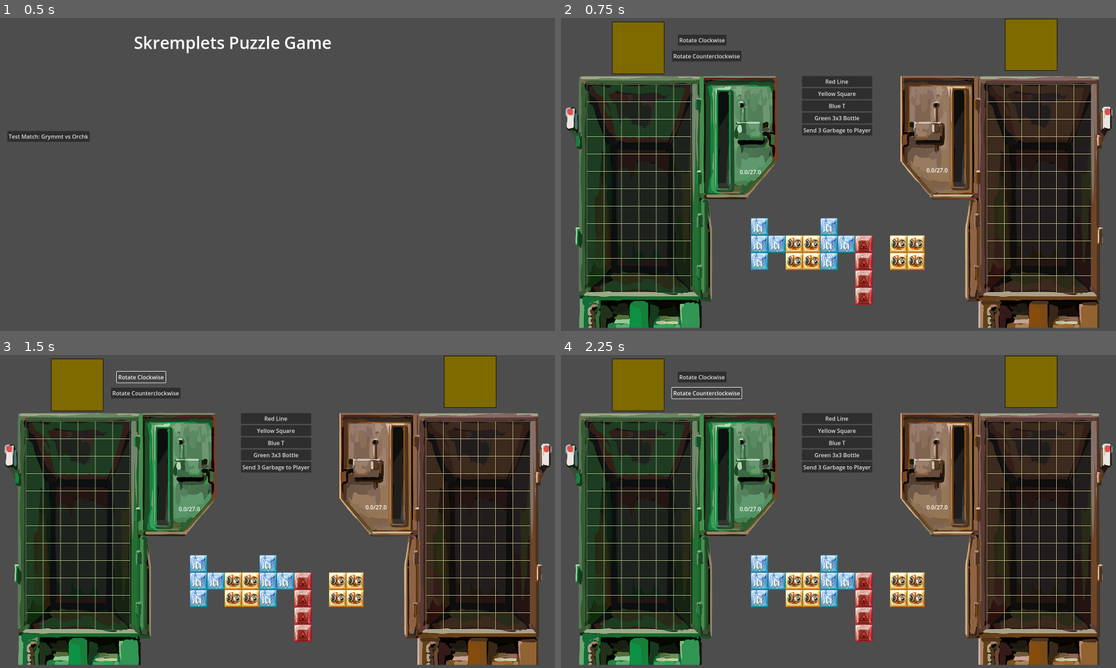
Above: before the commit, frames 1-4 (two rows, left to right).
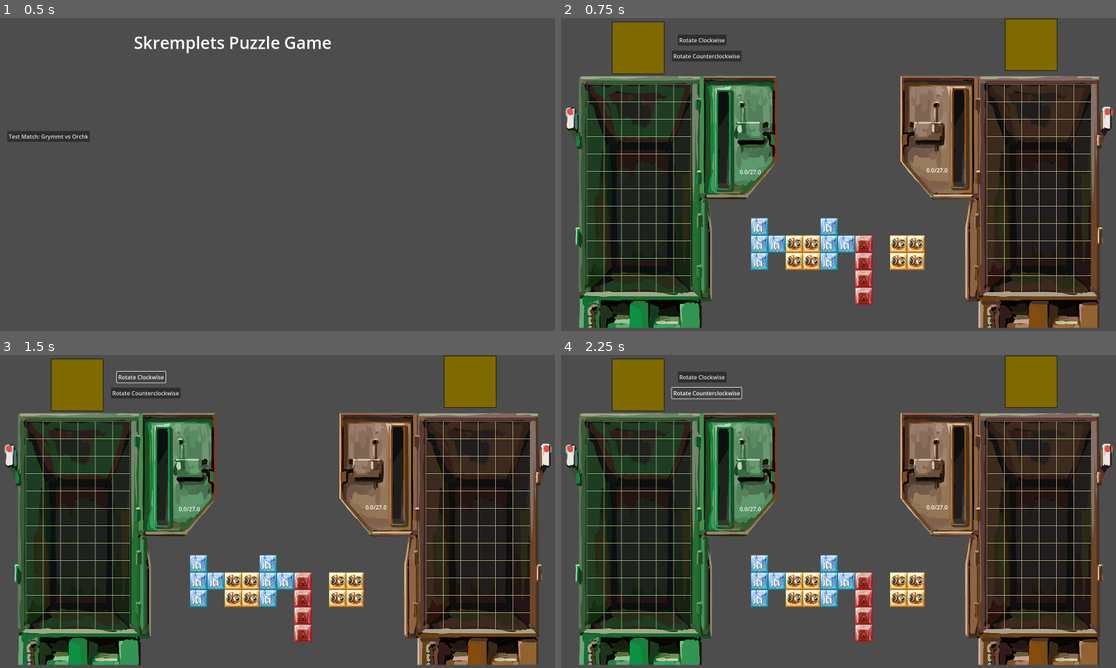
Above: after the commit, the same moments.

Repository: VincentBorchardt/Skremplets-Puzzle-Game-RPJ-2025
Game: Godot game, scene res://scenes/title_screen.tscn
The game is run twice, just before and just after one commit, with the same random seed, the same clock (stepped at 60 frames per second) and the same inputs.
Inputs:
- Up to frame 1 (0.5 s): no input
- Up to frame 2 (0.75 s): click "Test Match: Grymmt vs Orchk" at 0.5 s
- Up to frame 3 (1.5 s): click "Rotate Clockwise" at 1.25 s
- Up to frame 4 (2.25 s): click "Rotate Counterclockwise" at 2 s

Frame 1 is identical in both runs. In frame 2, 2.0% of the frame differs, in the area x 43-57%, y 18-38%; in frame 3, 2.0%; in frame 4, 2.0%.

Commit message:
Prep for genericizing send_garbage
I think send_garbage should be used for powerups as well (both buffs and attacks), so I want a safe commit before I make that major change in case I break something

Diff:
--- a/resources/pieces/blue_four_t.tres
+++ b/resources/pieces/blue_four_t.tres
@@ -10,5 +10,6 @@
 secondary_points = Array[Vector2i]([Vector2i(0, -1), Vector2i(0, 0), Vector2i(0, 1), Vector2i(1, 0)])
 image = ExtResource("1_ewmfe")
 type = 1
+power_up_type = 0
 translation = Vector2(25, 0)
 rotation = 0.0
--- a/resources/pieces/green_three_three_bottle.tres
+++ b/resources/pieces/green_three_three_bottle.tres
@@ -10,6 +10,7 @@
 secondary_points = Array[Vector2i]([Vector2i(0, -1), Vector2i(-1, 0), Vector2i(0, 0), Vector2i(1, 0), Vector2i(-1, 1), Vector2i(0, 1), Vector2i(1, 1)])
 image = ExtResource("1_6rj5t")
 type = 3
+power_up_type = 0
 translation = Vector2(0, 0)
 rotation = 0.0
 metadata/_custom_type_script = "uid://6oywq2cixv6v"
--- a/resources/pieces/red_four_line.tres
+++ b/resources/pieces/red_four_line.tres
@@ -10,5 +10,6 @@
 secondary_points = Array[Vector2i]([Vector2i(0, 0), Vector2i(0, 1), Vector2i(0, 2), Vector2i(0, 3)])
 image = ExtResource("1_worr0")
 type = 0
+power_up_type = 0
 translation = Vector2(0, 75)
 rotation = 0.0
--- a/resources/pieces/yellow_four_square.tres
+++ b/resources/pieces/yellow_four_square.tres
@@ -10,5 +10,6 @@
 secondary_points = Array[Vector2i]([Vector2i(0, 0), Vector2i(1, 0), Vector2i(0, 1), Vector2i(1, 1)])
 image = ExtResource("1_1elxg")
 type = 2
+power_up_type = 0
 translation = Vector2(25, 25)
 rotation = 0.0
--- a/scenes/play_scene_test.tscn
+++ b/scenes/play_scene_test.tscn
@@ -23,6 +23,7 @@
 position = Vector2(525, 600)
 
 [node name="PieceBoxTest" parent="." instance=ExtResource("2_lixwp")]
+visible = false
 offset_left = 698.0
 offset_top = 167.0
 offset_right = 898.0
--- a/scenes/player_2_grid.tscn
+++ b/scenes/player_2_grid.tscn
@@ -32,5 +32,4 @@
 offset_bottom = -139.0
 
 [connection signal="removing_pieces" from="PlayGrid" to="." method="_on_grid_removing_pieces"]
-[connection signal="removing_special_pieces" from="PlayGrid" to="." method="_on_grid_removing_special_pieces"]
 [connection signal="set_current_piece" from="PlayGrid" to="." method="set_current_piece"]
--- a/scripts/base_play_area.gd
+++ b/scripts/base_play_area.gd
@@ -57,7 +57,8 @@
 
 func _on_power_up_bar_activate_powerup() -> void:
 	print("activating powerup for " + str(grid_owner))
-	# TODO This is going to be hardcoded to Grymmt's apples for now
+	match character:
+		pass
 
 func _on_grid_activate_special_pieces(pieces, player) -> void:
 	# TODO this will do things when you clear powerups
--- a/scripts/grid.gd
+++ b/scripts/grid.gd
@@ -27,7 +27,7 @@
 
 #TODO Check if the returns are needed in this function specifically beyond breaks
 func add_new_piece(new_piece, new_location, player):
-	print("in _on_grid_space_add_new_piece")
+	#print("in _on_grid_space_add_new_piece")
 	if not is_legal_place(new_piece, new_location, player):
 		return false
 	else:
@@ -124,7 +124,7 @@
 				piece_list.remove_pieces([piece])
 				for node in spaces_list:
 					node.remove_pieces([piece])
-				var new_piece = preload("res://resources/pieces/sound_at_one_power_up.tres")
+				var new_piece = preload("res://resources/pieces/sound_at_one_power_up.tres").duplicate()
 				place_piece(new_piece, location)
 			_:
 				pieces_to_clear.append(piece)
